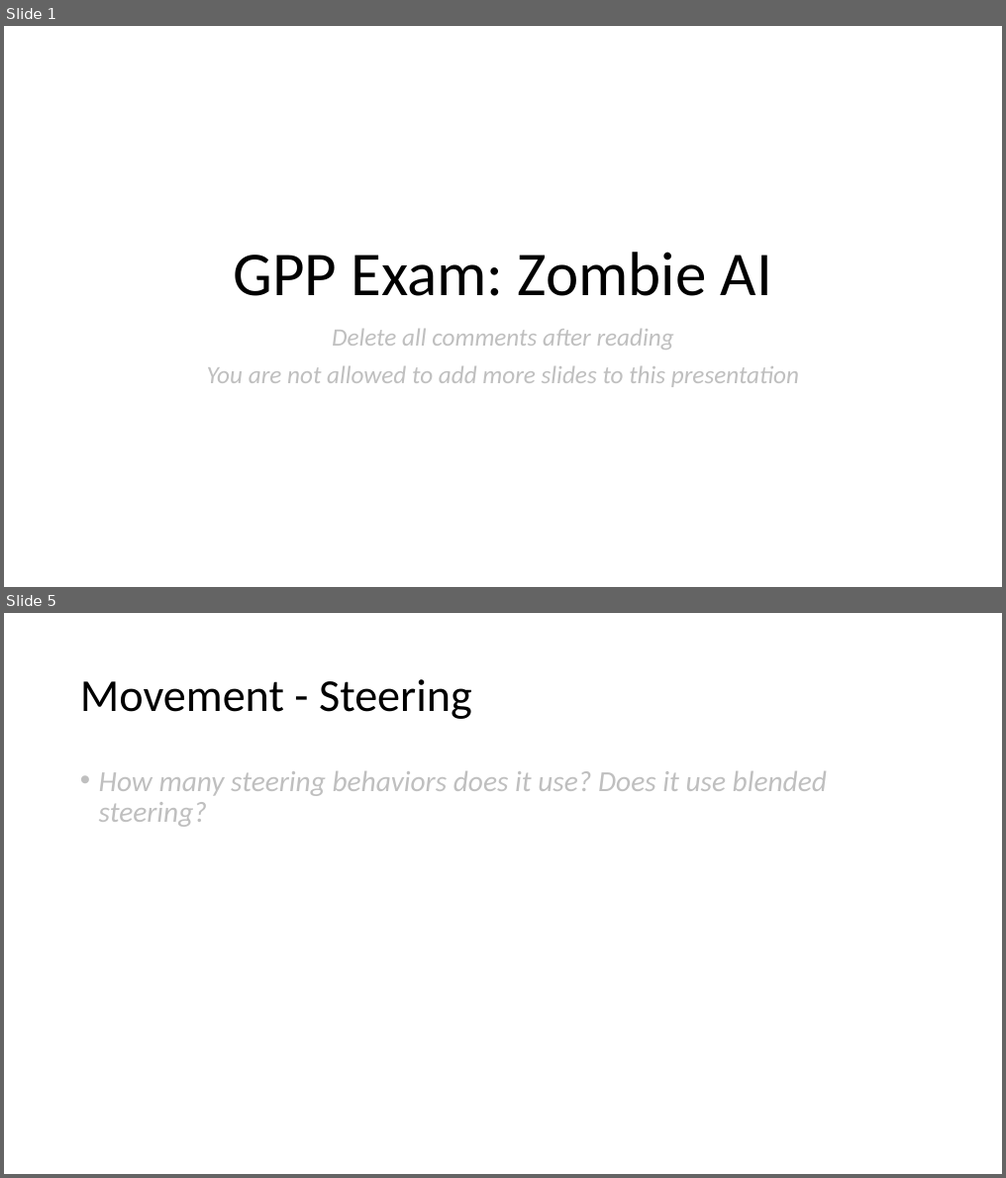
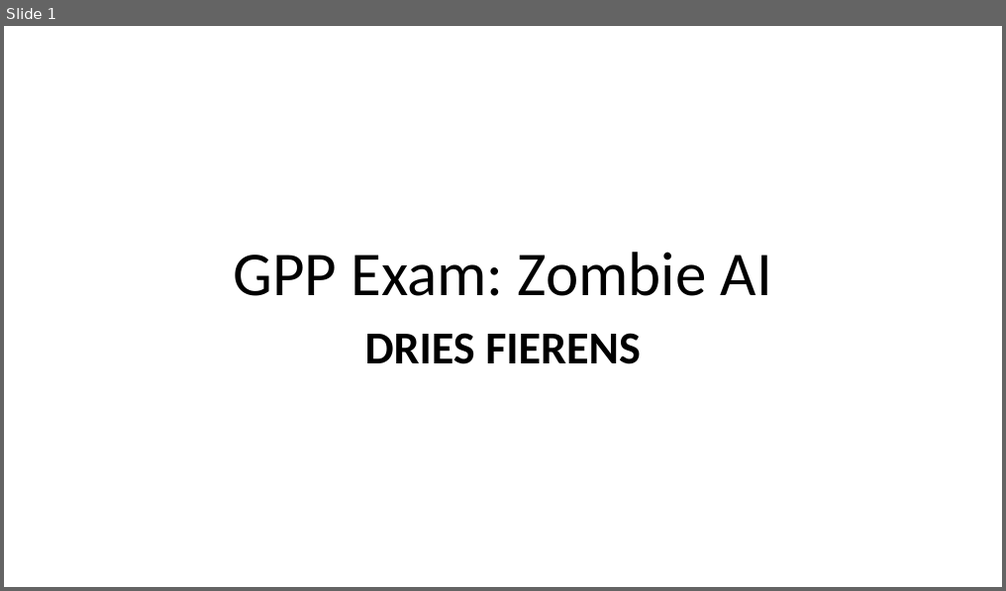
Before and after one commit to DAE-GD-2025-2026/gameai-zombie-Dries-Fierens, a slide deck: GPP_ZombieAI_FierensDries_2DAE11.pptx. Shown one above the other, each under a label of ours: slides 1 and 5 before the commit, slide 1 after it; the slides between them are not shown. The pictures are 1006x1178 and 1006x591 pixels, drawn with LibreOffice and Linux fonts; fonts in the diff are those of the drawing. Boxes give left, top, right and bottom in pixels: in the first picture for what was removed or moved away, otherwise in the second. Text is boxed around its words. In the diff, an @@ line names an element or a change of style, - is before the commit and + after.

```diff
--- a/GPP_ZombieAI_FierensDries_2DAE11.pptx
+++ b/GPP_ZombieAI_FierensDries_2DAE11.pptx
@@ slide 5 removed at <box>4,613,1002,1174</box>, background #FFFFFF @@
@@ title removed at <box>80,679,472,719</box> @@
-Movement - Steering
@@ text removed at <box>99,771,827,827</box> @@
-• How many steering behaviors does it use? Does it use blended steering?
@@ slide 1 changed as well @@
@@ subtitle at <box>365,333,641,365</box>: text changed; size 24 to 44 pt; text colour #BFBFBF to #000000; bold on; italic off @@
-Delete all comments after reading
-You are not allowed to add more slides to this presentation
+DRIES FIERENS
```
Also in this commit, not shown: 2 other slides changed, 3 slides added, 3 other slides removed.
